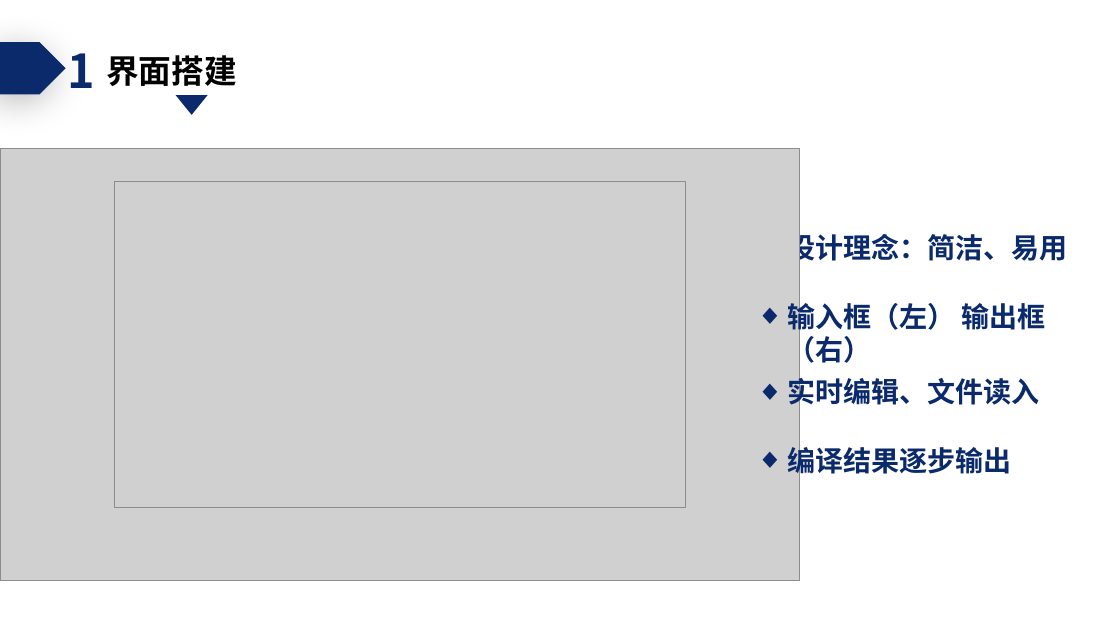
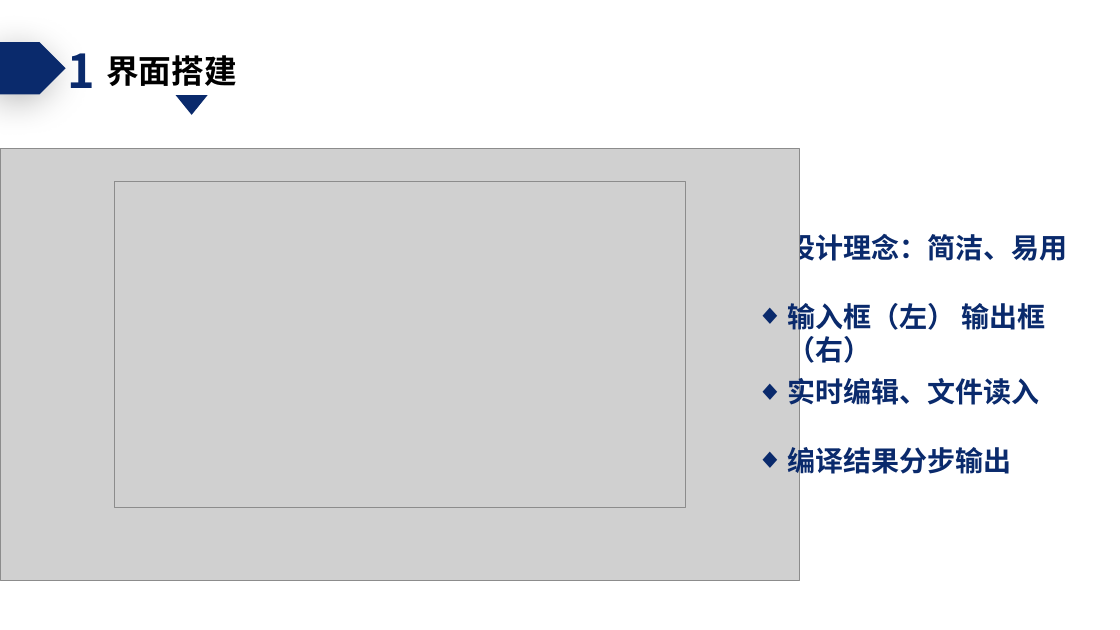
Before and after one commit to DaZhiPro/CMC_Compiler_by_UPC, a slide deck: slide 4 of 01答辩.pptx. Drawn at 1120x630 pixels with LibreOffice and Linux fonts; fonts in the diff are those of the drawing; grey boxes stand for pictures. Boxes give left, top, right and bottom in pixels: in the first picture for what was removed or moved away, otherwise in the second. Text is boxed around its words. In the diff, an @@ line names an element or a change of style, - is before the commit and + after.

```diff
--- a/01答辩.pptx
+++ b/01答辩.pptx
@@ text at box(787, 443, 1011, 479): text changed @@
-◆ 编译结果逐步输出
+◆ 编译结果分步输出
```
Also in this commit, not shown: 2 other slides changed, 28 other files.
